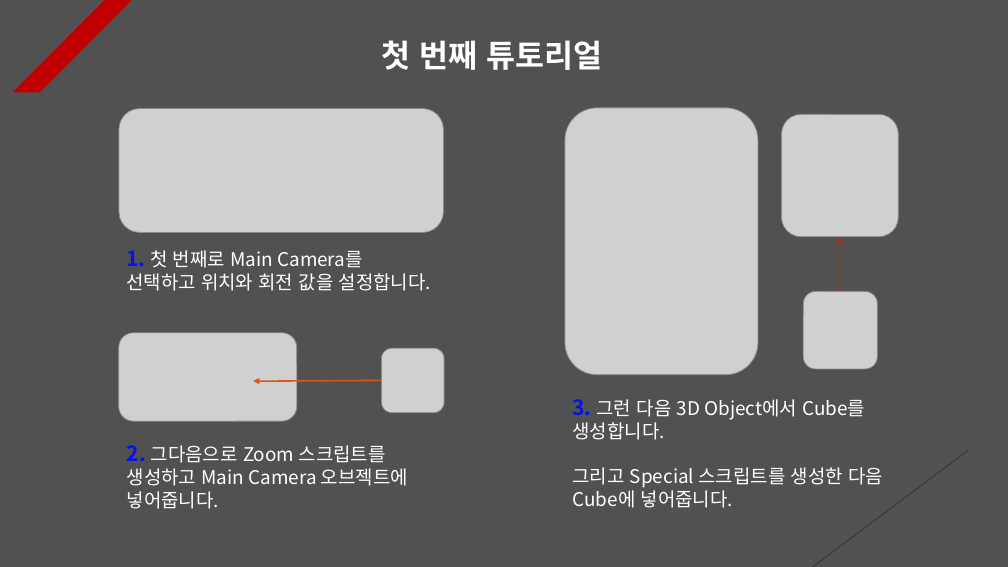
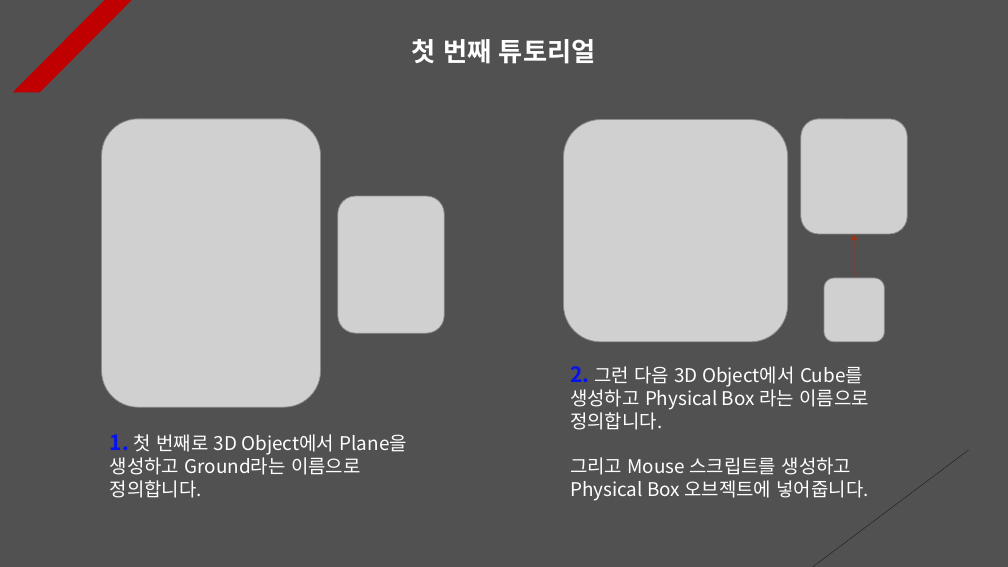
Before and after one commit to Unity2033/3D-UnityEngine, a slide deck: slide 1 of Assets/Class/Mouse Drag Function/PPT Data/Mouse Drag Example.pptx. Drawn at 1008x567 pixels with LibreOffice and Linux fonts; fonts in the diff are those of the drawing; grey boxes stand for pictures. Boxes give left, top, right and bottom in pixels: in the first picture for what was removed or moved away, otherwise in the second. Text is boxed around its words. In the diff, an @@ line names an element or a change of style, - is before the commit and + after.

```diff
--- a/Assets/Class/Mouse Drag Function/PPT Data/Mouse Drag Example.pptx
+++ b/Assets/Class/Mouse Drag Function/PPT Data/Mouse Drag Example.pptx
@@ text "첫 번째 튜토리얼" at (x1=412, y1=39, x2=595, y2=64): size 30 to 25 pt; alignment left to centre @@
@@ picture added at (x1=101, y1=119, x2=321, y2=407) @@
@@ picture removed at (x1=119, y1=109, x2=443, y2=233) @@
@@ picture resized from (x1=565, y1=108, x2=758, y2=375) to (x1=563, y1=119, x2=787, y2=342) @@
@@ picture resized from (x1=782, y1=114, x2=898, y2=237) to (x1=801, y1=119, x2=907, y2=234) @@
@@ picture added at (x1=338, y1=196, x2=445, y2=333) @@
@@ arrow moved from (841, 291) - (840, 237) to (854, 278) - (854, 234) @@
@@ picture removed at (x1=803, y1=291, x2=877, y2=369) @@
@@ picture added at (x1=824, y1=278, x2=885, y2=342) @@
@@ picture removed at (x1=119, y1=333, x2=297, y2=421) @@
@@ picture removed at (x1=382, y1=349, x2=445, y2=413) @@
@@ arrow removed from (382, 380) to (253, 381) @@
@@ text at (x1=570, y1=366, x2=869, y2=501): text changed @@
-3. 그런 다음 3D Object에서 Cube를 생성합니다.
-그리고 Special 스크립트를 생성한 다음 Cube에 넣어줍니다.
+2. 그런 다음 3D Object에서 Cube를 생성하고 Physical Box 라는 이름으로 정의합니다.
+그리고 Mouse 스크립트를 생성하고 Physical Box 오브젝트에 넣어줍니다.
@@ text at (x1=110, y1=434, x2=407, y2=498): text changed @@
-1. 첫 번째로 Main Camera를 선택하고 위치와 회전 값을 설정합니다.
+1. 첫 번째로 3D Object에서 Plane을 생성하고 Ground라는 이름으로 정의합니다.
@@ text removed at (x1=127, y1=445, x2=408, y2=509) @@
-2. 그다음으로 Zoom 스크립트를 생성하고 Main Camera 오브젝트에 넣어줍니다.
```
Also in this commit, not shown: 4 other slides changed, 44 other files.
